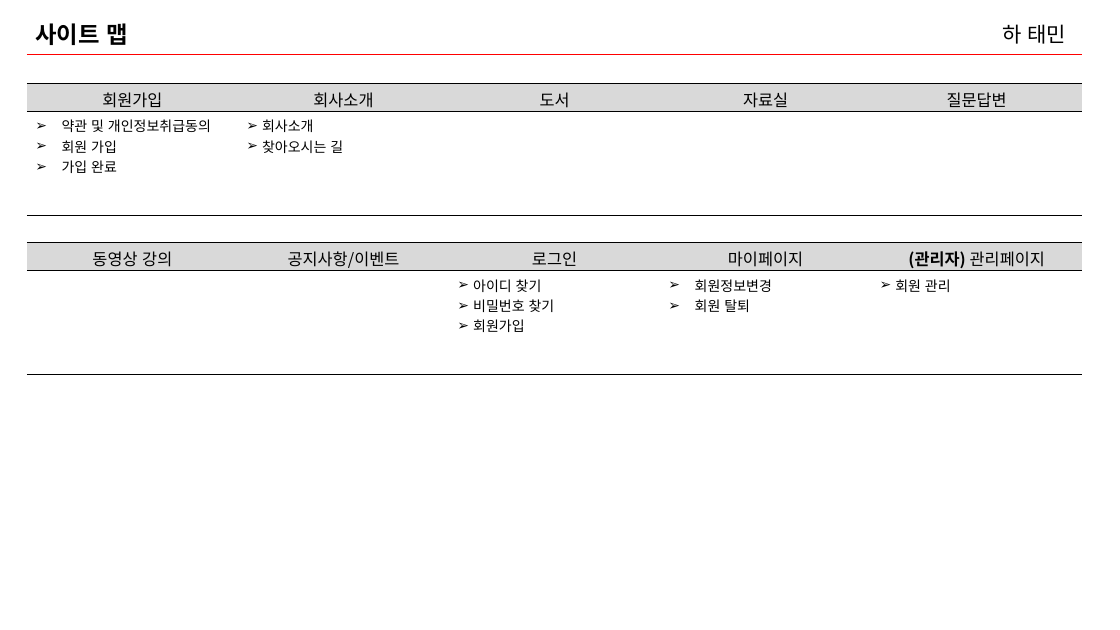
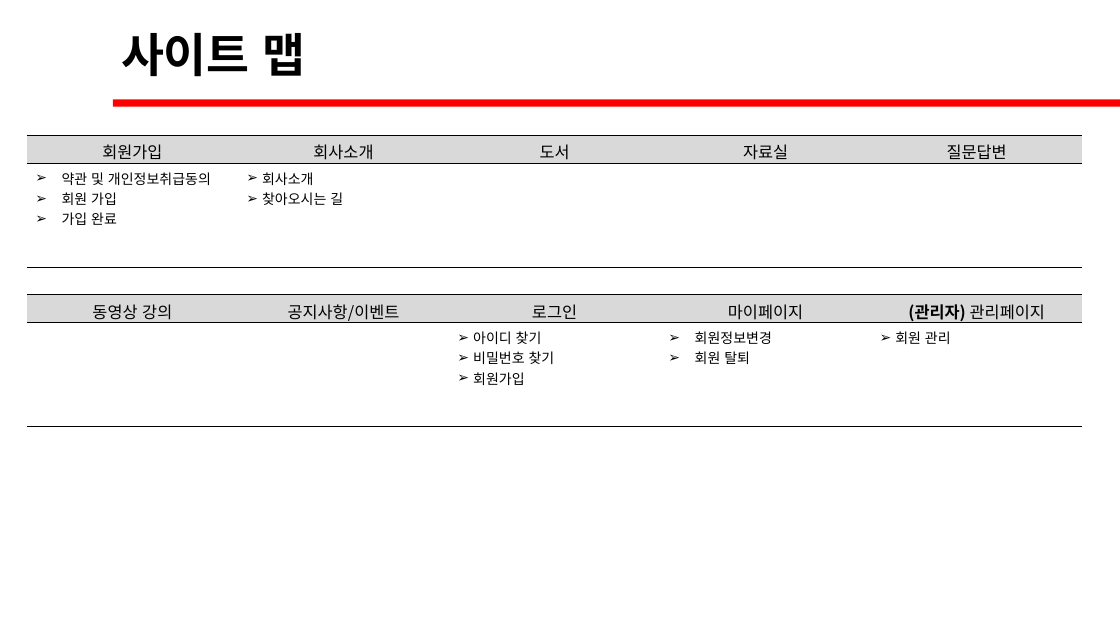
Before and after one commit to David-Ha-1217/Publisher_Portfolio, a slide deck: slide 2 of Documents/사이트맵.pptx (slide 1 before the commit). Drawn at 1120x630 pixels with LibreOffice and Linux fonts; fonts in the diff are those of the drawing. Boxes give left, top, right and bottom in pixels: in the first picture for what was removed or moved away, otherwise in the second. Text is boxed around its words. In the diff, an @@ line names an element or a change of style, - is before the commit and + after.

```diff
--- a/Documents/사이트맵.pptx
+++ b/Documents/사이트맵.pptx
@@ text "사이트 맵": place and size @@
-text "사이트 맵" at (35, 23, 127, 45)
+text "사이트 맵" at (121, 33, 306, 77)
@@ text "사이트 맵" at (121, 33, 306, 77): size 20 to 40 pt @@
@@ text removed at (1002, 24, 1067, 44) @@
-하 태민
@@ line removed from (27, 55) to (1082, 55) @@
@@ rectangle added at (113, 99, 1120, 107), fill #FF0000 @@
@@ table: place and size @@
-table at (27, 83, 1081, 215)
+table at (27, 135, 1081, 267)
@@ table: place and size @@
-table at (27, 243, 1081, 375)
+table at (27, 295, 1081, 427)
```
Also in this commit, not shown: 1 slide added, 10 other files.
